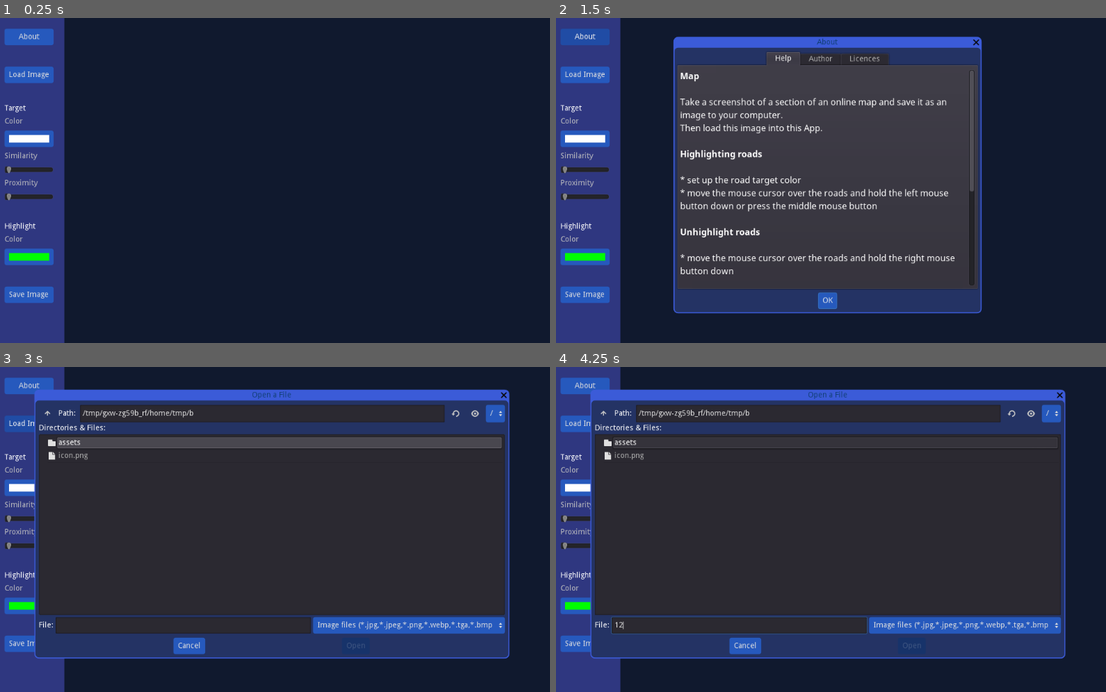
Above: before the commit, frames 1-4 (two rows, left to right).
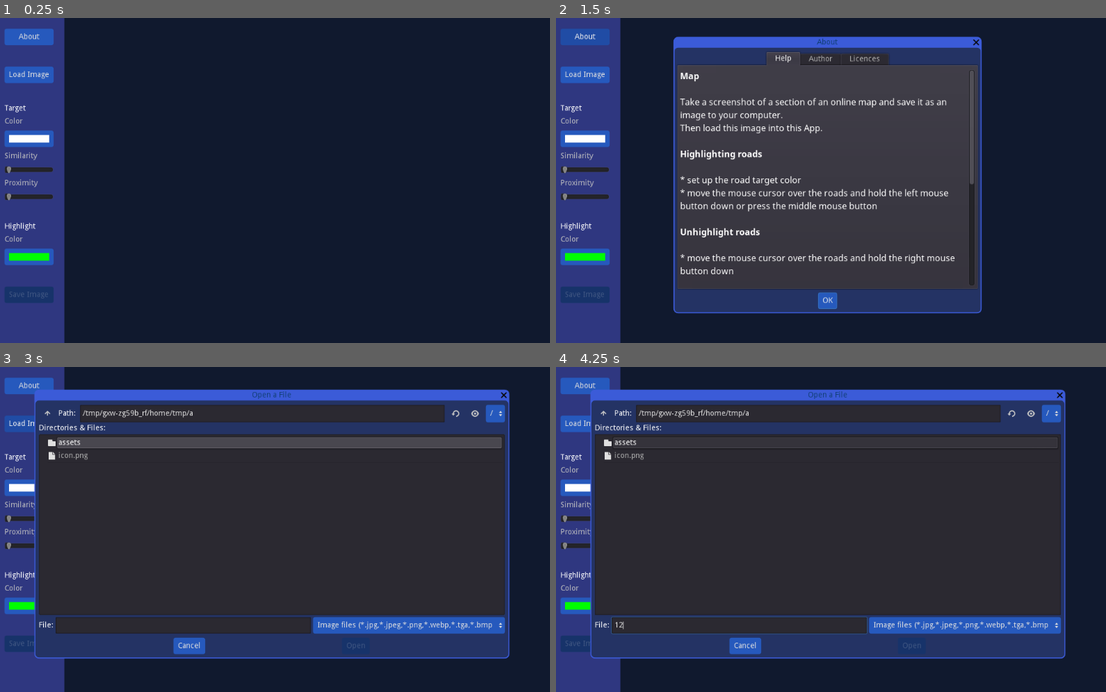
Above: after the commit, the same moments.

Repository: andrew-wilkes/color-replacement-brush
Game: Godot game, scene res://Main.tscn
The game is run twice, just before and just after one commit, with the same random seed, the same clock (stepped at 60 frames per second) and the same inputs.
Inputs (mouse positions are in pixels of both pictures, inside the frame that each line leads up to):
- Up to frame 1 (0.25 s): no input
- Up to frame 2 (1.5 s): tap Enter at 0.5 s; move the mouse to (952, 164) at 0.52 s; click (952, 164) at 0.67 s; click "About" at 1.25 s
- Up to frame 3 (3 s): click "OK" at 2 s; click "Load Image" at 2.75 s
- Up to frame 4 (4.25 s): click (737, 627) at 3.52 s; type "12" at 3.6 s

The runs differ from the first frame. In frame 1, 0.5% of the frame differs, in the area x 0-10%, y 82-88%; in frame 2, 0.5%, in the area x 0-76%, y 50-88%; in frame 3, 0.3%; in frame 4, 0.3%.

Commit message:
Disable save image until image loaded

Diff:
--- a/src/Main.gd
+++ b/src/Main.gd
@@ -41,7 +41,8 @@
 		marker_row = int(cursor_position.y / CELL_SIZE)
 		var mouse_state = Input.get_mouse_button_mask()
 		if mouse_state > 0:
-			update_cells(marker_col, marker_row, mouse_state & 5 > 0) # Left and middle mouse buttons to Add
+			# Left and middle mouse buttons to paint (1010 0000)
+			update_cells(marker_col, marker_row, mouse_state & 5 > 0)
 		update_cursor_overlay(marker_col, marker_row)
 		get_node("%Image").update()
 	# Use mouse wheel to alter proximity value
@@ -168,6 +169,7 @@
 		LOADING:
 			settings.load_dir = path.get_base_dir()
 			load_image(path)
+			get_node("%SaveImage").disabled = false
 		SAVING:
 			settings.save_dir = path.get_base_dir()
 			save_image(path)
--- a/src/Main.tscn
+++ b/src/Main.tscn
@@ -21,18 +21,20 @@
 	vec4 color = texture(TEXTURE, UV); // Get the color of the underlying image
 	if (cell_value > 0.5 && length(target_color - color) < deviance)
 		color = replacement_color;
-	vec2 v = UV / TEXTURE_PIXEL_SIZE;
-		vec2 m = marker_position;
+	vec2 v = UV / TEXTURE_PIXEL_SIZE; // Get a position value related to pixel coordinates
+	// Shorten var names
+	vec2 m = marker_position;
 	float w = marker_width;
-	float on_marker = 0.0;
+	float on_marker = 0.0; // Use like a boolean value
 	float w2 = w / 2.0;
+	// Evaluate if we are over one of the 4 edge lines of our marker square
 	if (v.x > m.x - w2 && v.x < m.x + w2 && v.y > m.y - w2 && v.y < m.y + w2 + marker_size) on_marker = 1.0;
 	if (v.x > m.x - w2 + marker_size && v.x < m.x + w2 + marker_size && v.y > m.y - w2 && v.y < m.y + w2 + marker_size) on_marker = 1.0;
 	if (v.y > m.y - w2 && v.y < m.y + w2 && v.x > m.x - w2 && v.x < m.x + w2 + marker_size) on_marker = 1.0;
 	if (v.y > m.y - w2 + marker_size && v.y < m.y + w2 + marker_size && v.x > m.x - w2 && v.x < m.x + w2 + marker_size) on_marker = 1.0;
 	if (on_marker > 0.5)
-		color *= replacement_color;
-	COLOR = color;
+		color *= replacement_color; // Blend the marker color with the color so far
+	COLOR = color; // Apply the final color
 }
 "
 
@@ -182,9 +184,11 @@
 rect_min_size = Vector2( 0, 20 )
 
 [node name="SaveImage" type="Button" parent="Panel/M/VB"]
+unique_name_in_owner = true
 margin_top = 476.0
 margin_right = 90.0
 margin_bottom = 506.0
+disabled = true
 text = "Save Image"
 
 [node name="VP" type="ViewportContainer" parent="."]
@@ -263,7 +267,9 @@
 [b]Features[/b]
 
 Save the highlighted map as a PNG file to your computer and share it.
+
 Vary the similarity slider to adjust how closely matching the image pixel color needs to be to the target color.
+
 Vary the proximity slider or use your mouse wheel to adjust the capture area around the mouse cursor."
 text = "Map
 
@@ -288,7 +294,9 @@
 Features
 
 Save the highlighted map as a PNG file to your computer and share it.
+
 Vary the similarity slider to adjust how closely matching the image pixel color needs to be to the target color.
+
 Vary the proximity slider or use your mouse wheel to adjust the capture area around the mouse cursor."
 
 [node name="Author" type="RichTextLabel" parent="c/AboutDialog/TabContainer"]
@@ -302,12 +310,18 @@
 custom_fonts/bold_font = SubResource( 3 )
 custom_fonts/normal_font = ExtResource( 4 )
 bbcode_enabled = true
-bbcode_text = "This software was created by [b]Andrew Wilkes[/b] in September 2022.
+bbcode_text = "
+v1.0
+
+This software was created by [b]Andrew Wilkes[/b] in September 2022.
 
 If you enjoyed using this software, please consider [url=https://buymeacoffee.com/gdscriptdude]buying me a coffee[/url].
 
 Thanks!"
-text = "This software was created by Andrew Wilkes in September 2022.
+text = "
+v1.0
+
+This software was created by Andrew Wilkes in September 2022.
 
 If you enjoyed using this software, please consider buying me a coffee.
 
